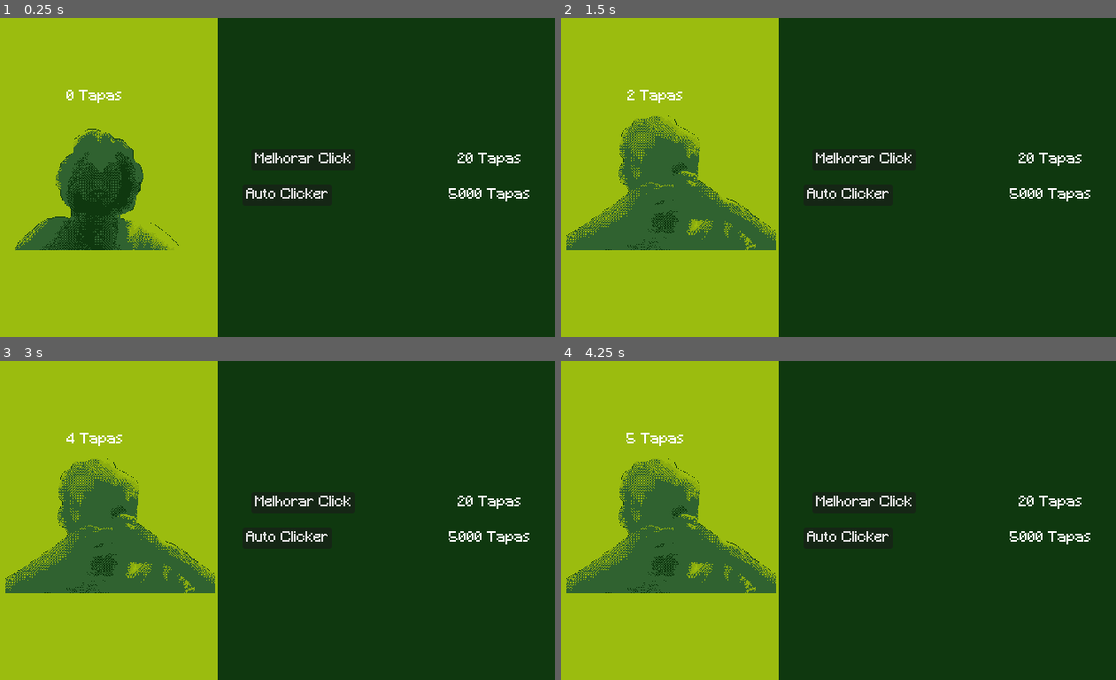
Above: before the commit, frames 1-4 (two rows, left to right).
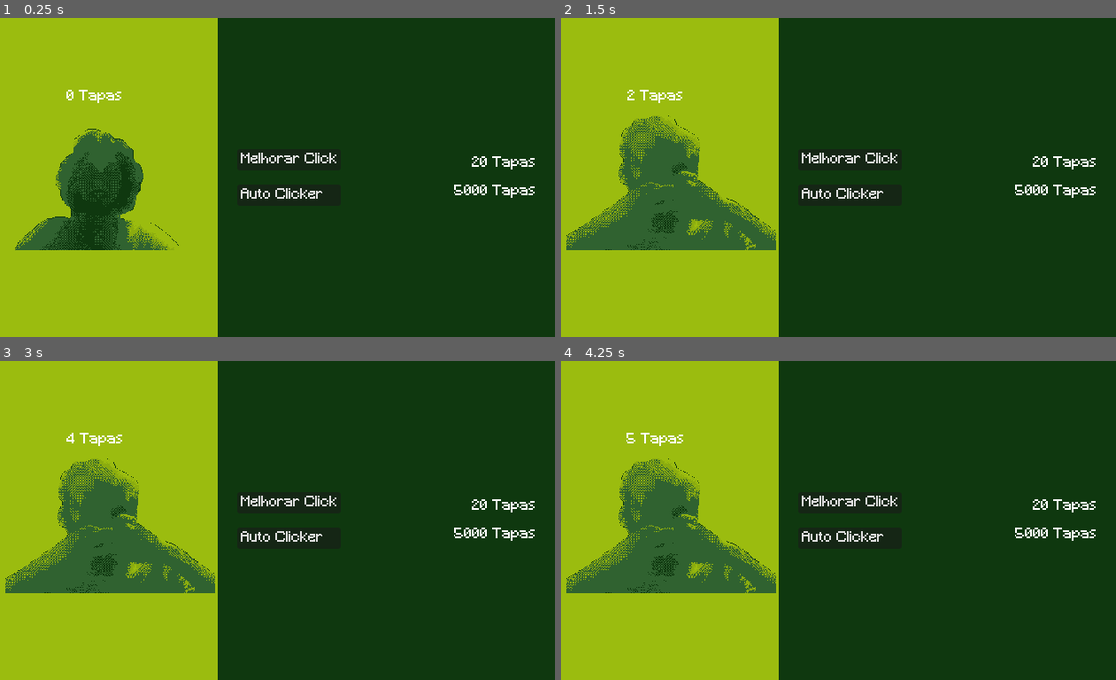
Above: after the commit, the same moments.

Repository: JoaoDragon47/Clicker-Curso
Game: Godot game, scene res://main.tscn
Same seed, same stepped clock (60 frames per second), same inputs: the game is played once before the commit and once after it.
Inputs:
- Up to frame 1 (0.25 s): no input
- Up to frame 2 (1.5 s): click "0 Tapas" at 0.5 s; click "1 Tapas" at 1.25 s
- Up to frame 3 (3 s): click "2 Tapas" at 2 s; click "3 Tapas" at 2.75 s
- Up to frame 4 (4.25 s): click "4 Tapas" at 3.5 s

The runs differ from the first frame. In frame 1, 1.1% of the frame differs, in the area x 43-97%, y 42-58%; in frame 2, 1.1%; in frame 3, 1.1%; in frame 4, 1.1%.

Commit message:
Add files via upload

Diff:
--- a/Scripts/main.gd
+++ b/Scripts/main.gd
@@ -1,5 +1,6 @@
 extends Node2D
 
+# Variáveis de arquivos para personalizar o clicker
 @export var clicker_name: String = "Tapas"
 @export_group("Imagens Mouse")
 @export_file() var mouse_arrow: String
@@ -10,7 +11,7 @@
 @export_file() var clicker_pressed: String
 @export_file() var clicker_hover: String
 
-# Nodes
+# Nodes (Conseguir acessar e modificar esses nodes)
 @onready var button_clicker: TextureButton = $Interface/ButtonClicker
 @onready var auto_clicker_button: Button = %AutoClickerButton
 @onready var numero_clickers: Label = $Interface/ButtonClicker/NumeroClickers
@@ -64,13 +65,13 @@
 		button_clicker.texture_hover = load(clicker_hover)
 
 
-func clicked() -> void:
+func clicar() -> void:
 	clicks += value_per_click
 
 	numero_clickers.text = str(clicks) + " " + clicker_name
 
 func auto_clicked() -> void:
-	clicked()
+	clicar()
 
 	auto_clicker_timer.start(auto_clicker_cooldown)
 
--- a/main.tscn
+++ b/main.tscn
@@ -23,7 +23,6 @@
 clicker_idle = "res://Assets/Images/idle.png"
 clicker_pressed = "res://Assets/Images/click_pressed.png"
 clicker_hover = "res://Assets/Images/click_hover.png"
-clicks = 0
 
 [node name="Interface" type="CanvasLayer" parent="."]
 
@@ -88,17 +87,17 @@
 grow_vertical = 2
 theme = SubResource("Theme_ytf48")
 
-[node name="VBoxContainer" type="VBoxContainer" parent="Interface/Buttons/MarginContainer"]
+[node name="HBoxContainer" type="HBoxContainer" parent="Interface/Buttons/MarginContainer"]
+layout_mode = 2
+theme_override_constants/separation = 128
+alignment = 1
+
+[node name="Buttons" type="VBoxContainer" parent="Interface/Buttons/MarginContainer/HBoxContainer"]
 layout_mode = 2
 size_flags_horizontal = 0
 alignment = 1
 
-[node name="MelhorarClick" type="HBoxContainer" parent="Interface/Buttons/MarginContainer/VBoxContainer"]
-layout_mode = 2
-theme_override_constants/separation = 116
-alignment = 1
-
-[node name="MelhorarClickButton" type="Button" parent="Interface/Buttons/MarginContainer/VBoxContainer/MelhorarClick"]
+[node name="MelhorarClickButton" type="Button" parent="Interface/Buttons/MarginContainer/HBoxContainer/Buttons"]
 unique_name_in_owner = true
 layout_mode = 2
 size_flags_horizontal = 0
@@ -106,25 +105,24 @@
 text = "Melhorar Click"
 alignment = 0
 
-[node name="MelhorarClickPrice" type="Label" parent="Interface/Buttons/MarginContainer/VBoxContainer/MelhorarClick"]
+[node name="AutoClickerButton" type="Button" parent="Interface/Buttons/MarginContainer/HBoxContainer/Buttons"]
+unique_name_in_owner = true
+layout_mode = 2
+text = "Auto Clicker"
+alignment = 0
+
+[node name="Prices" type="VBoxContainer" parent="Interface/Buttons/MarginContainer/HBoxContainer"]
+layout_mode = 2
+size_flags_horizontal = 8
+alignment = 1
+
+[node name="MelhorarClickPrice" type="Label" parent="Interface/Buttons/MarginContainer/HBoxContainer/Prices"]
 unique_name_in_owner = true
 layout_mode = 2
 size_flags_horizontal = 8
 text = "R$ 2,00"
 
-[node name="AutoClicker" type="HBoxContainer" parent="Interface/Buttons/MarginContainer/VBoxContainer"]
-layout_mode = 2
-size_flags_vertical = 0
-theme_override_constants/separation = 132
-alignment = 1
-
-[node name="AutoClickerButton" type="Button" parent="Interface/Buttons/MarginContainer/VBoxContainer/AutoClicker"]
-unique_name_in_owner = true
-layout_mode = 2
-text = "Auto Clicker"
-alignment = 0
-
-[node name="AutoClickerPrice" type="Label" parent="Interface/Buttons/MarginContainer/VBoxContainer/AutoClicker"]
+[node name="AutoClickerPrice" type="Label" parent="Interface/Buttons/MarginContainer/HBoxContainer/Prices"]
 unique_name_in_owner = true
 layout_mode = 2
 text = "R$ 2,00"
@@ -132,7 +130,7 @@
 [node name="AutoClicker" type="Timer" parent="."]
 one_shot = true
 
-[connection signal="pressed" from="Interface/ButtonClicker" to="." method="clicked"]
-[connection signal="pressed" from="Interface/Buttons/MarginContainer/VBoxContainer/MelhorarClick/MelhorarClickButton" to="." method="melhorar_click"]
-[connection signal="pressed" from="Interface/Buttons/MarginContainer/VBoxContainer/AutoClicker/AutoClickerButton" to="." method="comprar_autoclicker"]
+[connection signal="pressed" from="Interface/ButtonClicker" to="." method="clicar"]
+[connection signal="pressed" from="Interface/Buttons/MarginContainer/HBoxContainer/Buttons/MelhorarClickButton" to="." method="melhorar_click"]
+[connection signal="pressed" from="Interface/Buttons/MarginContainer/HBoxContainer/Buttons/AutoClickerButton" to="." method="comprar_autoclicker"]
 [connection signal="timeout" from="AutoClicker" to="." method="auto_clicked"]
--- a/project.godot
+++ b/project.godot
@@ -12,7 +12,7 @@
 
 config/name="Clicker"
 run/main_scene="res://main.tscn"
-config/features=PackedStringArray("4.3", "GL Compatibility")
+config/features=PackedStringArray("4.2", "GL Compatibility")
 config/icon="res://icon.svg"
 
 [display]
